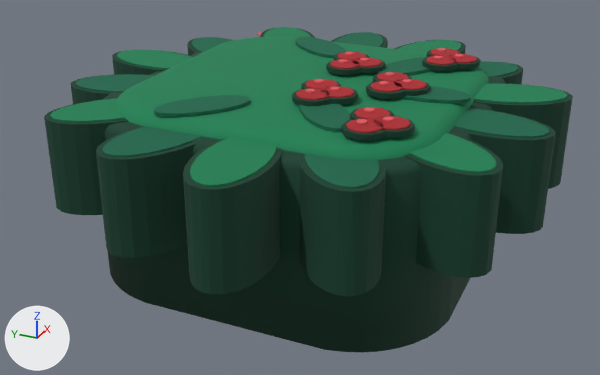
One commit to the FBX model assets/skins/roblox/corpo/individual/body_arbusto.fbx: the scene before it, then after it.
Camera for both pictures: a 50 mm camera at (-8.15, -3.55, 3.74) aimed at (-0.19, 0.03, -0.23). The lights are fixed; the arrows at lower left show +X, +Y and +Z. The first picture is the older version. Where no turn or scale is listed for an object, it has been applied to the vertices.

Objects in the first picture: 'body_arbusto_corpo'.
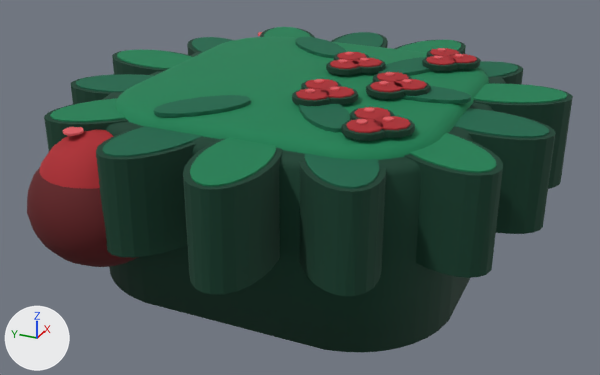
Changed parts and their boxes (x1, y1, x2, y2) in the pictures (600 x 375 px):
'body_arbusto_mao_esq', added (red)
    after: (27, 127, 138, 267)

Patch to the scene script:
```diff
--- a/assets/skins/roblox/corpo/individual/body_arbusto.fbx.py
+++ b/assets/skins/roblox/corpo/individual/body_arbusto.fbx.py
@@ me_body_arbusto_mao_esq_001 @@
+me_body_arbusto_mao_esq_001.from_pydata(...)  # 756 vertices, 1492 faces; spans x -0.75..0.75, y -0.91..0.75, z -0.77..0.68
+me_body_arbusto_mao_esq_001.materials.append(mat_corpo_palette)  # picture img_corpo_palette_png
@@ ob_body_arbusto_mao_esq @@
+ob_body_arbusto_mao_esq = bpy.data.objects.new('body_arbusto_mao_esq', me_body_arbusto_mao_esq_001)
+ob_body_arbusto_mao_esq.location = (-1.95, 1.45, 0.2)
```
